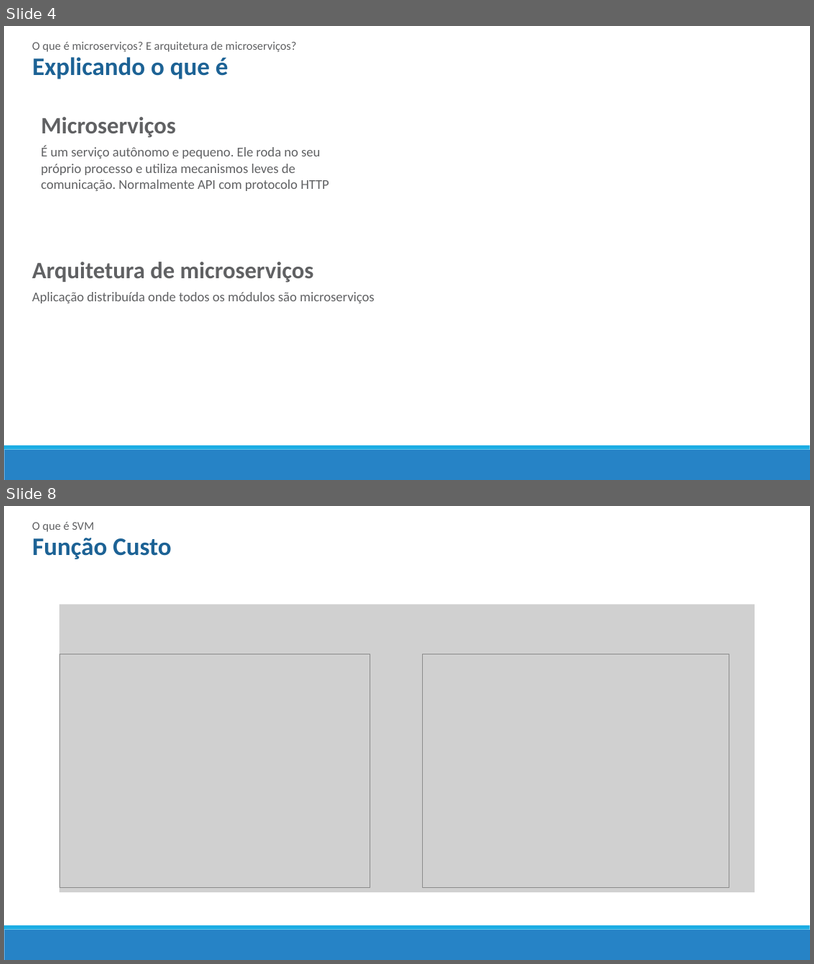
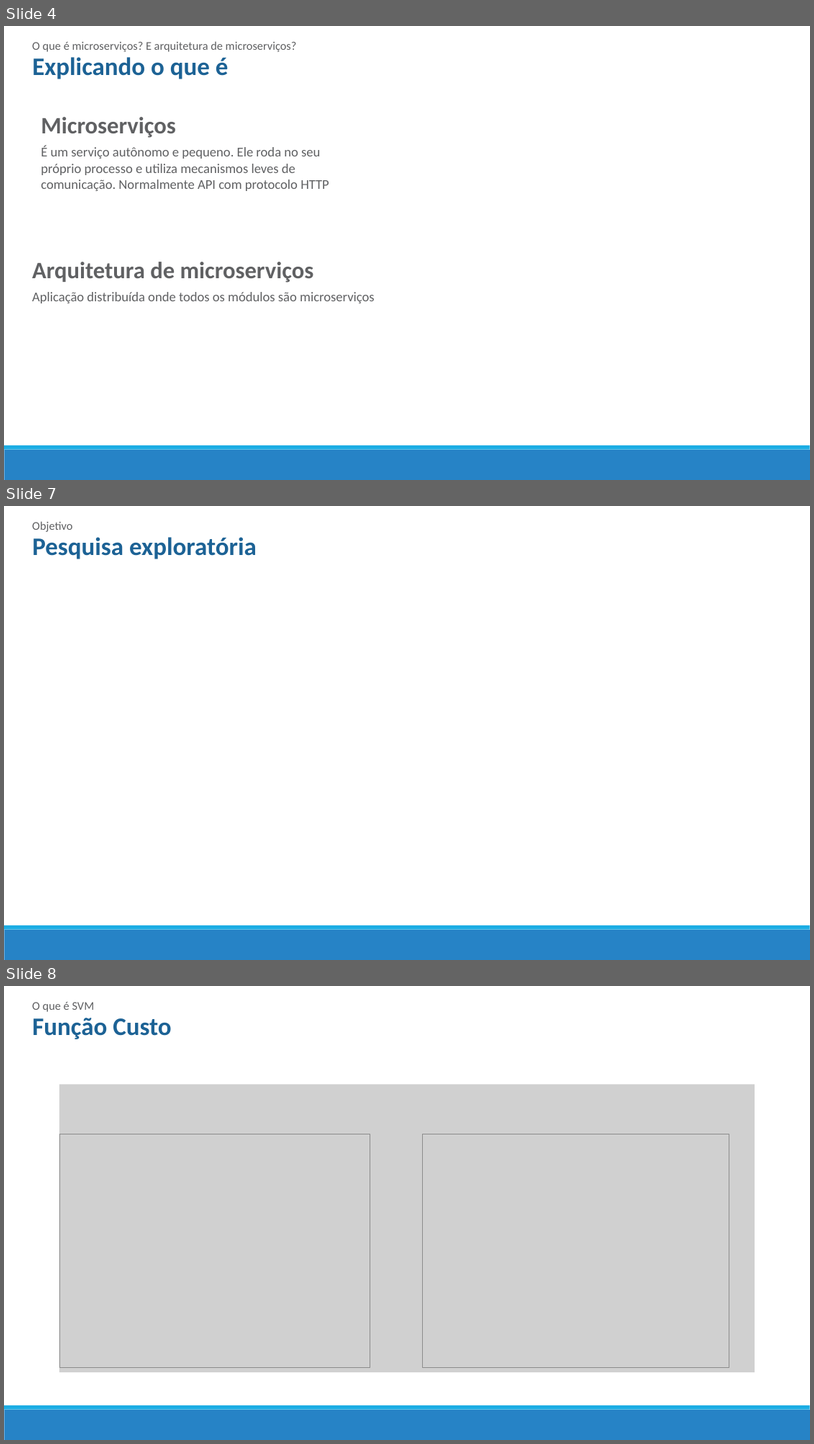
Before and after one commit to mrezende/architecture-discipline, a slide deck: article-presentation/Artigo.pptx. Shown one above the other, each under a label of ours: slides 4 and 8 before the commit, slides 4, 7 and 8 after it; the slides between them are not shown. The pictures are 814x964 and 814x1444 pixels, drawn with LibreOffice and Linux fonts; fonts in the diff are those of the drawing; grey boxes stand for pictures. Boxes give left, top, right and bottom in pixels: in the first picture for what was removed or moved away, otherwise in the second. Text is boxed around its words. In the diff, an @@ line names an element or a change of style, - is before the commit and + after.

```diff
--- a/article-presentation/Artigo.pptx
+++ b/article-presentation/Artigo.pptx
@@ slide 7 added at bbox=[4, 506, 810, 960], background #FFFFFF; not listed: 2 template elements that a slide beside it also shows @@
@@ text added at bbox=[32, 521, 72, 532], 14 pt, text #5F6062 @@
+Objetivo
@@ text added at bbox=[32, 537, 257, 559], 30 pt, text #1D6294, bold @@
+Pesquisa exploratória
```
Also in this commit, not shown: 1 slide changed, 1 other slide added, 2 slides removed, 1 other file.
